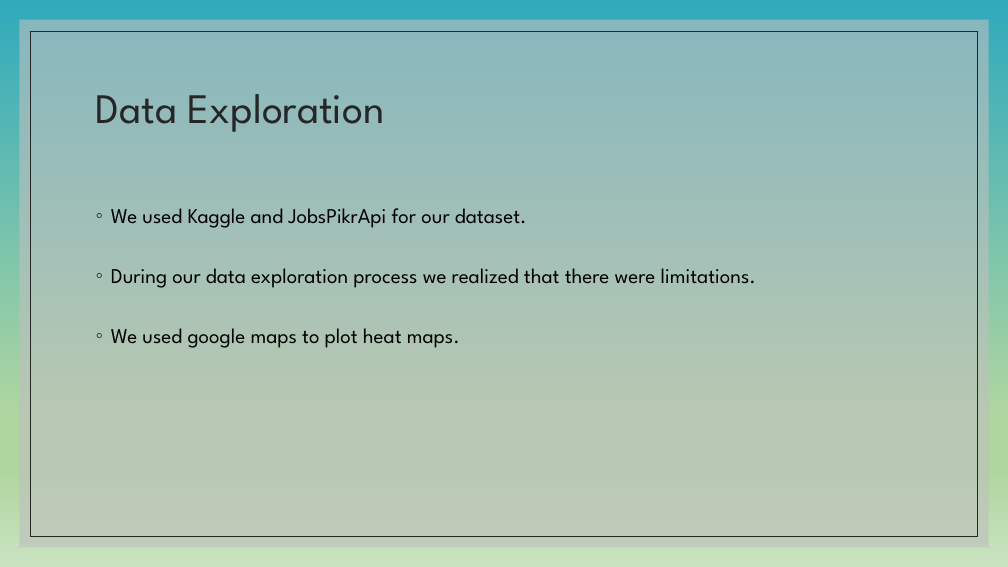
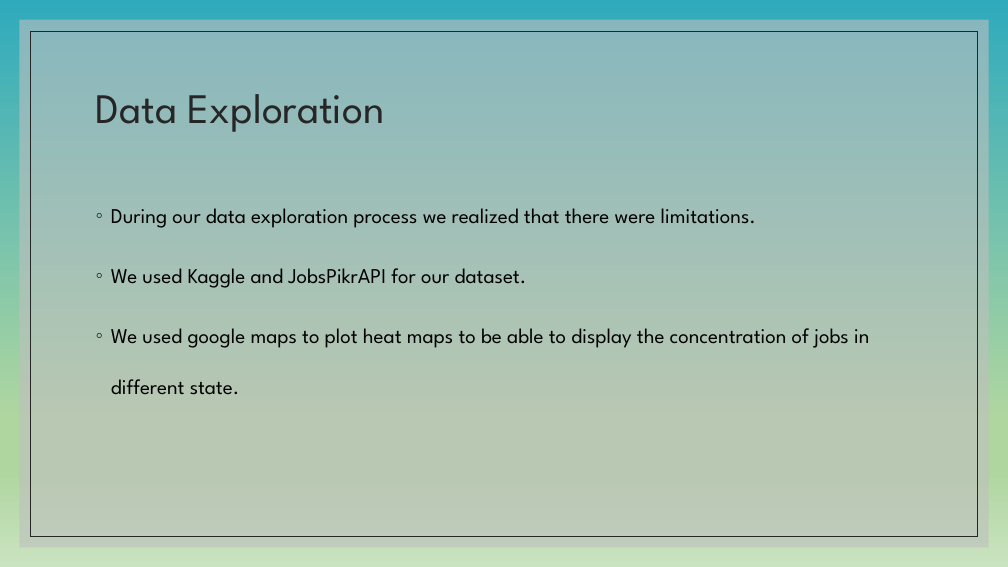
Before and after one commit to rchiovaro/AnotherDayAnotherData, a slide deck: slide 4 of Data Science – A deep dive.pptx. Drawn at 1008x567 pixels with LibreOffice and Linux fonts; fonts in the diff are those of the drawing. Boxes give left, top, right and bottom in pixels: in the first picture for what was removed or moved away, otherwise in the second. Text is boxed around its words. In the diff, an @@ line names an element or a change of style, - is before the commit and + after.

```diff
--- a/Data Science – A deep dive.pptx
+++ b/Data Science – A deep dive.pptx
@@ text at bbox=[111, 208, 527, 228]: paragraph removed @@
-◦ We used Kaggle and JobsPikrApi for our dataset.
@@ text at bbox=[111, 268, 869, 395]: text changed @@
-◦ We used google maps to plot heat maps.
+◦ We used Kaggle and JobsPikrAPI for our dataset.
+◦ We used google maps to plot heat maps to be able to display the concentration of jobs in different state.
```
Also in this commit, not shown: 1 other slide changed, 2 other files.
